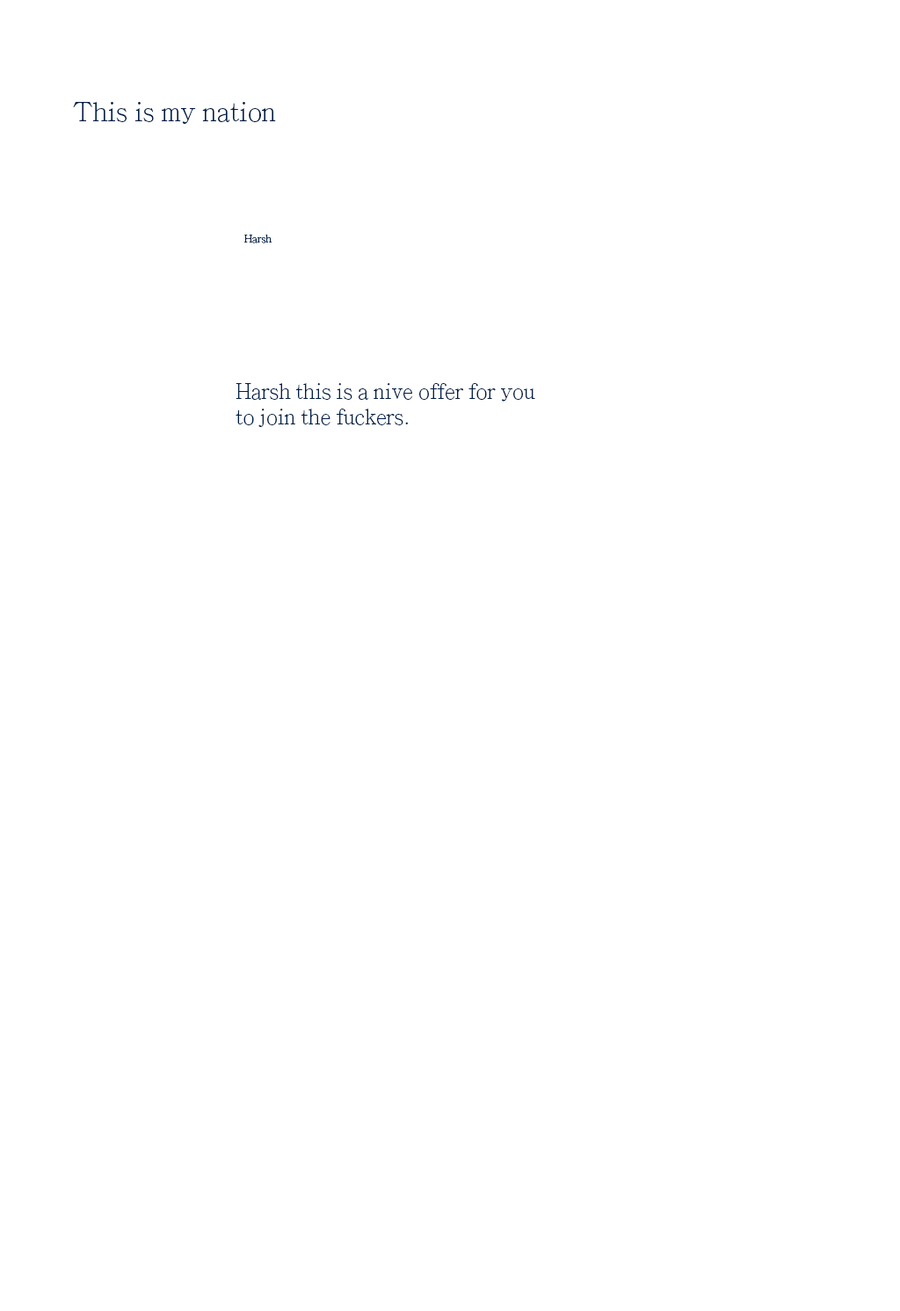
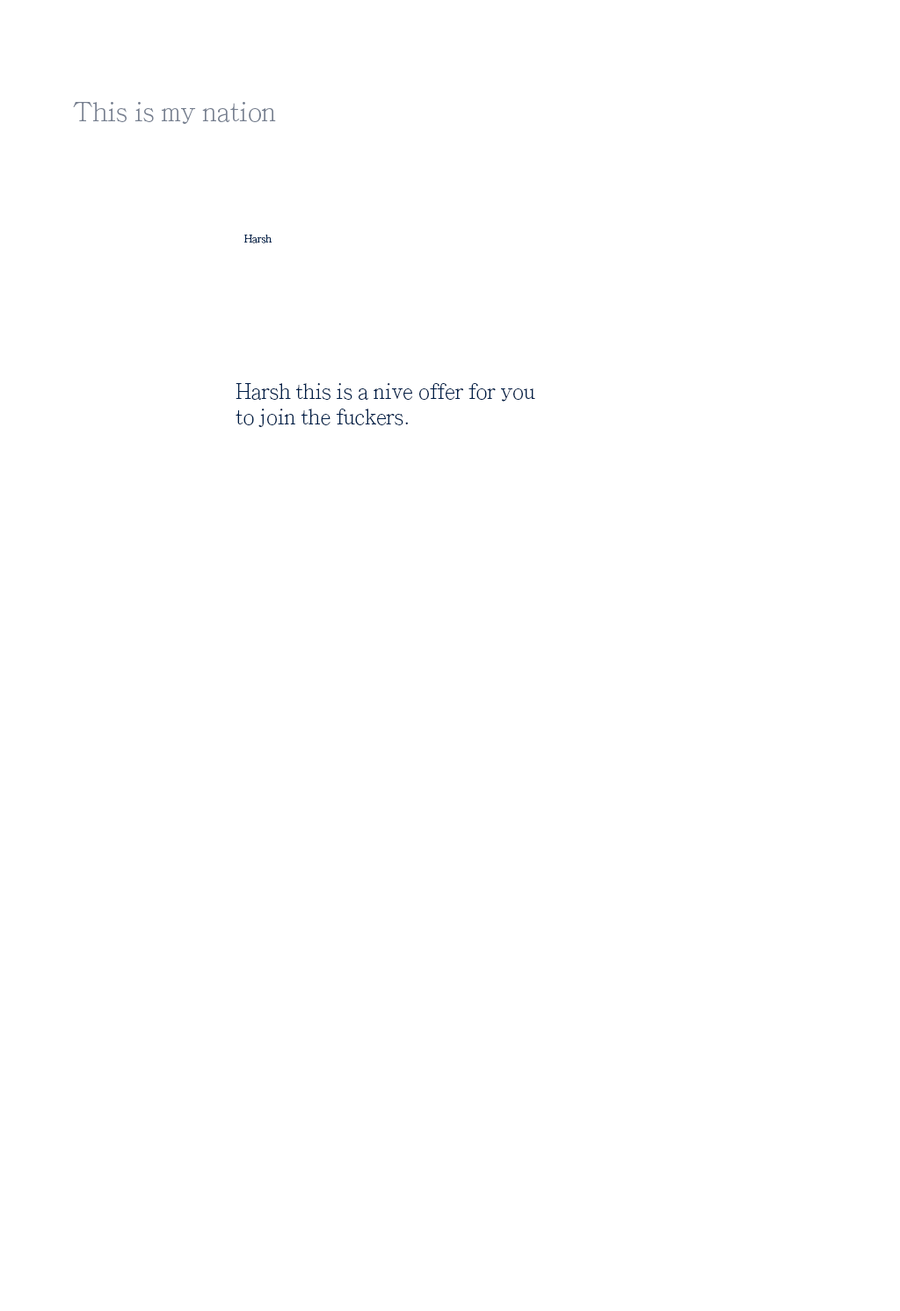
Layered file, before and after one edit (w=900, h=1311). Changes by layer:
"This is my nation": opacity 100% → 69% over [72,101,276,124]
